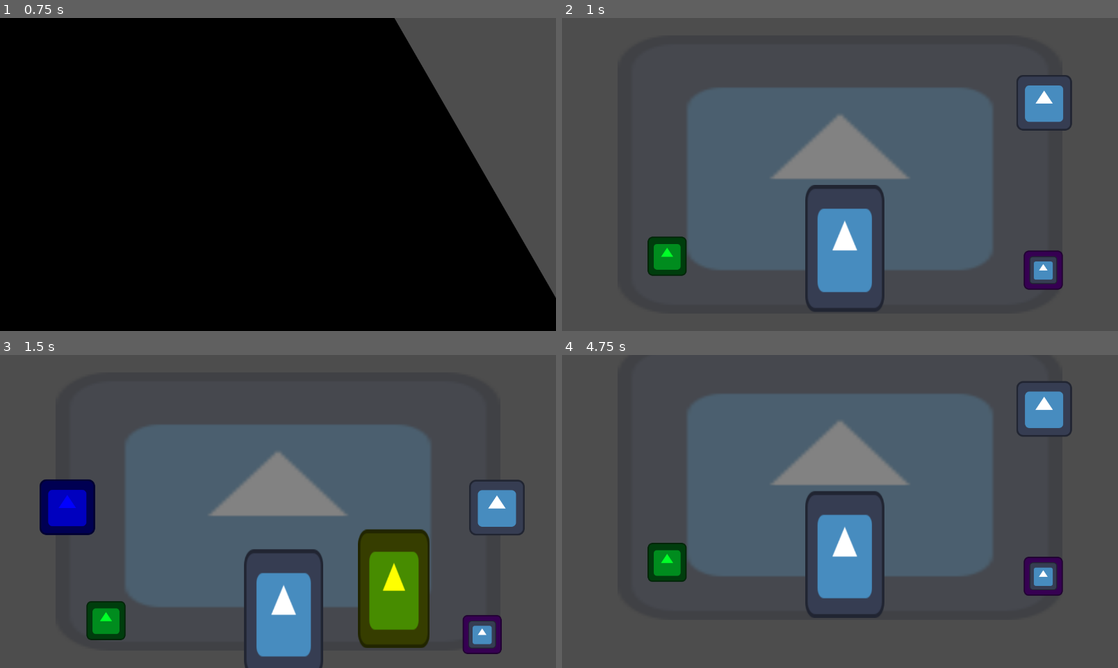
Above: before the commit, frames 1-4 (two rows, left to right).
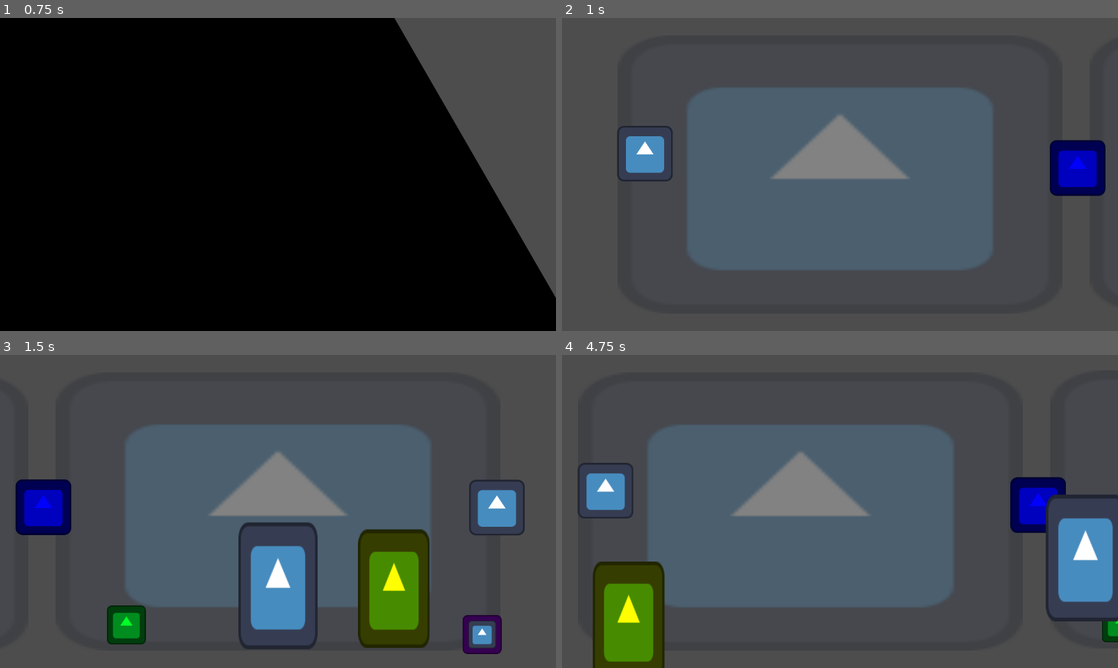
Above: after the commit, the same moments.

Repository: luankaike-code/felpo-jam-2026
Game: Godot game, scene res://scenes/screens/root_game.tscn
Two runs of this game, one before a commit and one after it. Both use one fixed random seed, a clock stepped at 60 frames per second and the inputs below. The engine's default icon, where the game draws it, is replaced by a stand-in: a white triangle on a blue panel in a dark square.
Inputs (mouse positions are in pixels of both pictures, inside the frame that each line leads up to):
- Up to frame 1 (0.75 s): click "Iniciar" at 0.5 s
- Up to frame 2 (1 s): no input
- Up to frame 3 (1.5 s): tap Enter (ui_accept) at 1.25 s; drag from (483, 608) to (105, 592) at 1.27 s
- Up to frame 4 (4.75 s): tap Enter (ui_accept) at 2, 2.75, 3.5, 4.25, 4.52 s; drag from (1045, 633) to (667, 621) at 2.02 s; move the mouse to (845, 586) at 2.77 s; click (845, 586) at 2.92 s; drag from (845, 611) to (1045, 633) at 3.52 s; move the mouse to (1006, 558) at 4.27 s; click (1006, 558) at 4.42 s

Frame 1 is identical in both runs. In frame 2, 10% of the frame differs, in the area x 9-98%, y 18-94%; in frame 3, 7.6%; in frame 4, 35%, in the area x 2-100%, y 8-100%.

Commit message:
Update game layout

Diff:
--- a/felpojam-2026-game-code/scenes/screens/game.tscn
+++ b/felpojam-2026-game-code/scenes/screens/game.tscn
@@ -18,33 +18,24 @@
 
 [node name="Local" parent="." unique_id=421576266 instance=ExtResource("9_yruvw")]
 
-[node name="StampSet2" parent="Local" unique_id=640357785 instance=ExtResource("2_clfej")]
-position = Vector2(468, 220)
-
-[node name="InkStand2" parent="Local" unique_id=920137688 instance=ExtResource("3_mu8e5")]
-position = Vector2(-398, 188)
-
-[node name="Paper2" parent="Local" unique_id=1957066266 instance=ExtResource("4_o78e0")]
-position = Vector2(11, 170)
-
 [node name="PaperTeleporter2" parent="Local" unique_id=1691328122 node_paths=PackedStringArray("linked_teleporter") instance=ExtResource("7_0q6jn")]
-position = Vector2(470, -165)
+position = Vector2(-449, -48)
 linked_teleporter = NodePath("../../Local2/PaperTeleporter")
 
 [node name="Local2" parent="." unique_id=564590170 instance=ExtResource("9_yruvw")]
-position = Vector2(0, 851)
+position = Vector2(1087, -5)
 
 [node name="StampSet" parent="Local2" unique_id=296592520 instance=ExtResource("2_clfej")]
 position = Vector2(470, 283)
 
 [node name="InkStand" parent="Local2" unique_id=1766316694 instance=ExtResource("3_mu8e5")]
-position = Vector2(-396, 251)
+position = Vector2(-349, 261)
 
 [node name="Paper" parent="Local2" unique_id=449771312 instance=ExtResource("4_o78e0")]
-position = Vector2(13, 233)
+position = Vector2(0, 171)
 
 [node name="Trash" parent="Local2" unique_id=220787020 instance=ExtResource("6_4ji0l")]
-position = Vector2(-485, -10)
+position = Vector2(-540, -10)
 
 [node name="PaperTeleporter" parent="Local2" unique_id=1105482110 node_paths=PackedStringArray("linked_teleporter") instance=ExtResource("7_0q6jn")]
 position = Vector2(504, -9)
